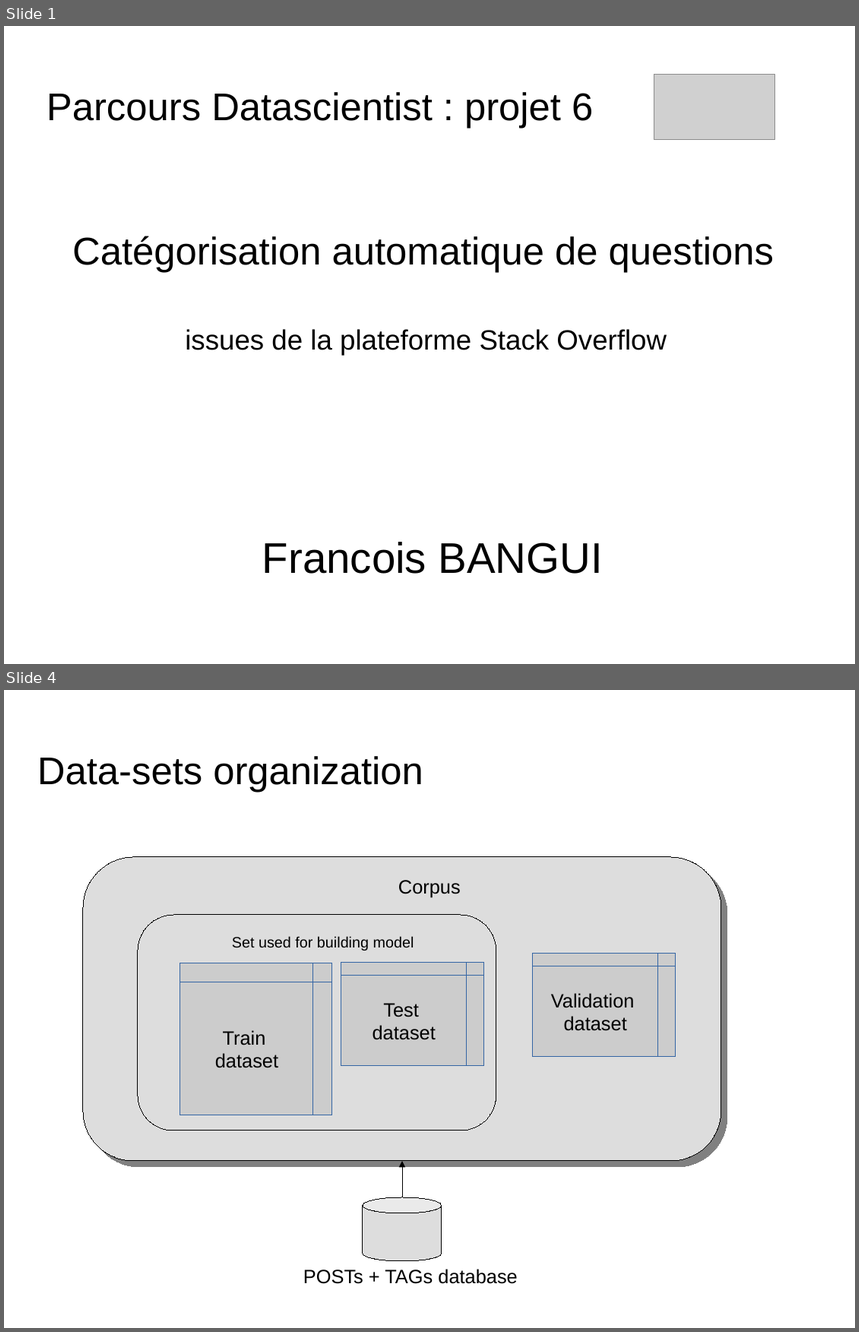
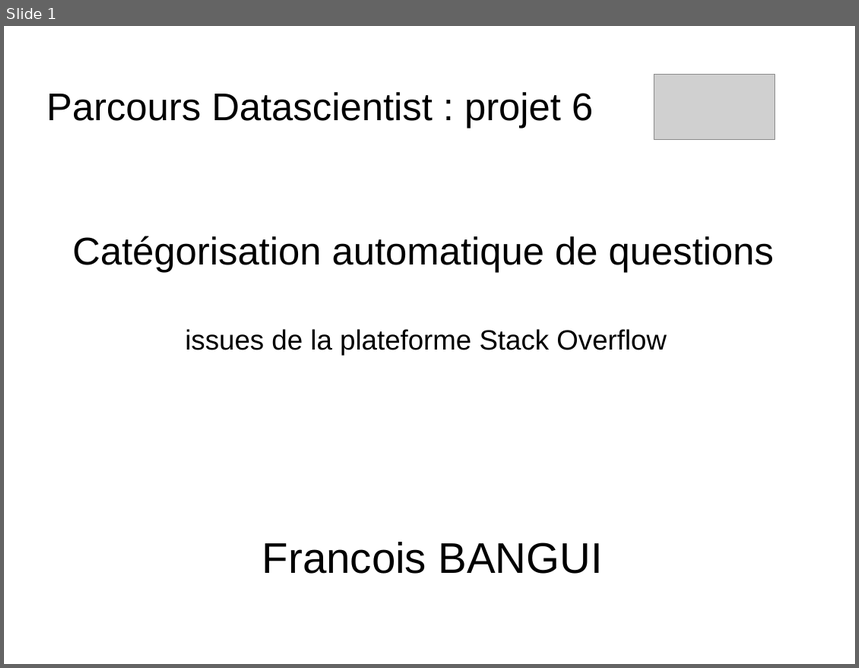
Before and after one commit to dataforcast/OC_Datascientist, a slide deck: P6/report/Openclassrooms_ParcoursDatascientist_P6-V1.odp. Shown one above the other, each under a label of ours: slides 1 and 4 before the commit, slide 1 after it; the slides between them are not shown. The pictures are 859x1332 and 859x668 pixels, drawn with LibreOffice and Linux fonts; fonts in the diff are those of the drawing; grey boxes stand for pictures; background and template pictures are left out. Boxes give left, top, right and bottom in pixels: in the first picture for what was removed or moved away, otherwise in the second. Text is boxed around its words. In the diff, an @@ line names an element or a change of style, - is before the commit and + after.

```diff
--- a/P6/report/Openclassrooms_ParcoursDatascientist_P6-V1.odp
+++ b/P6/report/Openclassrooms_ParcoursDatascientist_P6-V1.odp
@@ slide 4 removed at <box>4,690,855,1328</box>, background picture (left out) @@
@@ title removed at <box>37,756,424,792</box> @@
-Data-sets organization
@@ rounded rectangle removed at <box>83,858,721,1162</box> @@
@@ text removed at <box>398,880,461,897</box> @@
-Corpus
@@ rounded rectangle removed at <box>138,915,496,1131</box> @@
@@ text removed at <box>232,936,414,951</box> @@
-Set used for building model
@@ flow chart internal storage removed at <box>341,963,484,1066</box> @@
-Test
-dataset
@@ flow chart internal storage removed at <box>533,954,676,1057</box> @@
-Validation
-dataset
@@ flow chart internal storage removed at <box>180,964,332,1116</box> @@
-Train
-dataset
@@ elbow arrow removed from (402, 1198) to (402, 1161) @@
@@ cylinder removed at <box>363,1198,442,1262</box> @@
@@ text removed at <box>303,1269,517,1284</box> @@
-POSTs + TAGs database
```
Also in this commit, not shown: 19 slides changed, 8 slides added, 2 other slides removed, 9 other files.
